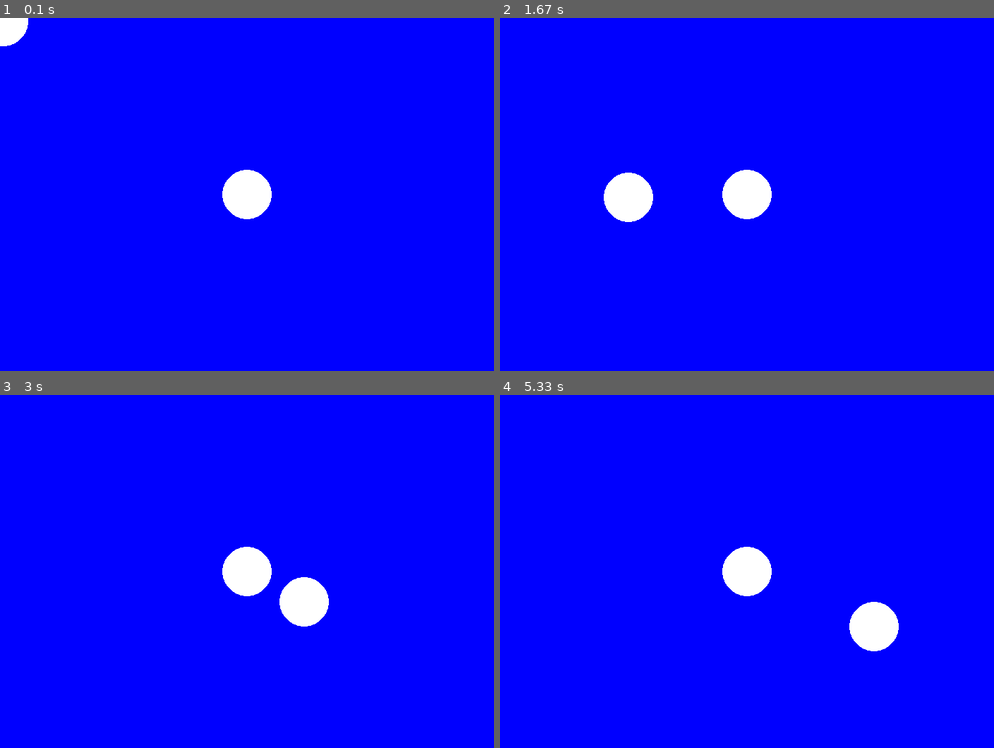
Above: before the commit, frames 1-4 (two rows, left to right).
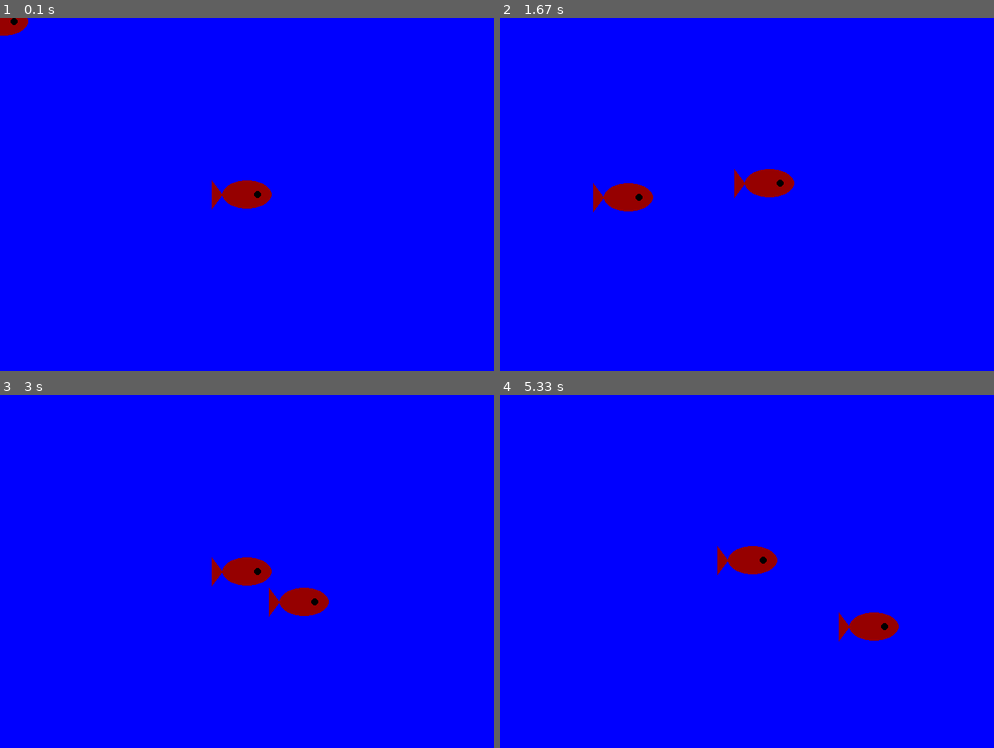
Above: after the commit, the same moments.

Repository: GBogonis/programmingClass
Game: pygame game, started from playerController.py
Same seed, same stepped clock (60 frames per second), same inputs: the game is played once before the commit and once after it.
Inputs (mouse positions are in pixels of both pictures, inside the frame that each line leads up to):
- Up to frame 1 (0.1 s): no input
- Up to frame 2 (1.67 s): hold Right 0.33-0.8 s; move the mouse to (727, 208) at 0.37 s; hold Up 0.83-1.13 s; move the mouse to (905, 183) at 0.87 s; hold Right 1.17-1.63 s; move the mouse to (628, 198) at 1.2 s
- Up to frame 3 (3 s): hold Left 1.67-2.2 s; move the mouse to (93, 518) at 1.7 s; hold Down 2.23-2.53 s; move the mouse to (321, 447) at 2.27 s; hold Left 2.57-2.97 s; move the mouse to (306, 603) at 2.6 s
- Up to frame 4 (5.33 s): hold Up 3-3.37 s; move the mouse to (756, 451) at 3.03 s; hold Right 3.4-4.03 s; move the mouse to (569, 560) at 3.43 s; hold Down 4.07-4.43 s; move the mouse to (751, 610) at 4.1 s; hold Left 4.47-4.93 s; move the mouse to (732, 511) at 4.5 s; hold Up 4.97-5.27 s; move the mouse to (875, 627) at 5 s; hold Right from 5.3 s (still down)

The runs differ from the first frame. In frame 1, 1.6% of the frame differs, in the area x 0-55%, y 0-57%; in frame 2, 2.6%, in the area x 18-60%, y 42-58%; in frame 3, 2.4%; in frame 4, 2.5%.

Commit message:
todo: add background

Diff:
--- a/playerController.py
+++ b/playerController.py
@@ -1,6 +1,7 @@
 #start
 try:
     import pygame
+    from pygame.locals import *
 except:
     print("could not import pygame")
     exit()
@@ -8,21 +9,35 @@
 # Define some colors
 BLACK = (0, 0, 0)
 WHITE = (255, 255, 255)
-GREEN = (0, 255, 0)
-RED = (255, 0, 0)
+RED = (150, 0, 0)
 BLUE = (0, 0, 255)
 
 pygame.init()
 
 # Set the width and height of the screen [width, height]
-size = (700, 500)
+screenWidth = 700
+screenHight = 500
+size = (screenWidth, screenHight)
 screen = pygame.display.set_mode(size)
 pygame.display.set_caption("My Pygame")
 
-#game variables
+#game variables/functions
 fishPos = (350,250)
 otherFishX = 350
 otherFishY = 250
+
+#fish function
+def drawFish(X, Y):
+    X = int(X)
+    Y = int(Y)
+    bodyWide = 70
+    bodyTall = 40
+    #body
+    pygame.draw.ellipse(screen,RED,[X-(bodyWide/2),Y-(bodyTall/2),bodyWide,bodyTall],0)
+    #eye
+    pygame.draw.circle(screen,BLACK,[X+15,Y],5,0)
+    #tail fin thing
+    pygame.draw.polygon(screen,RED,((X-(bodyWide/2),Y), (X-50,Y-20), (X-50,Y+20)),0)
 
 # Set variable to run loop until the user clicks the close button.
 done = False
@@ -36,23 +51,50 @@
     for event in pygame.event.get():
         if event.type == pygame.QUIT:
             done = True
+        elif event.type == pygame.KEYDOWN:
+            key_pressed_is = pygame.key.get_pressed()
+        else:
+            key_pressed_is = 'none'
+
 
     # --- Game logic should go here
-
+    #logic to not let the fish go off the screen
+    if(otherFishX+40 > screenWidth):
+        otherFishX = screenWidth-35
+    elif(otherFishX-50 < 0):
+        otherFishX = 50
+    if(otherFishY+20 > screenHight):
+        otherFishY = screenHight-20
+    elif(otherFishY-20 < 0):
+        otherFishY = 20
 
     # --- Drawing code should go here
     screen.fill(BLUE)
     #fish 1
-    pygame.draw.circle(screen, (WHITE), (fishPos), 35)
+    drawFish(fishPos[0],fishPos[1])
     #fish 2
-    pygame.draw.circle(screen, (WHITE), (otherFishX,otherFishY), 35)
+    drawFish(otherFishX,otherFishY)
 
     # --- Go ahead and refresh the screen with what we've drawn.
     pygame.display.flip()
 
     # --- Limit to 60 frames per second
     clock.tick(60)
+    #updating the position of the fish
     fishPos = pygame.mouse.get_pos()
+    try:
+        if key_pressed_is[K_LEFT]:
+            otherFishX -= 8
+        elif key_pressed_is[K_RIGHT]:
+            otherFishX += 8
+        if key_pressed_is[K_UP]:
+            otherFishY -= 8
+        elif key_pressed_is[K_DOWN]:
+            otherFishY += 8
+    except:
+        otherFishX = otherFishX
+        otherFishY = otherFishY
+
 
 # Close the window and quit.
 pygame.quit()
--- a/pygameTest.py
+++ b/pygameTest.py
@@ -8,7 +8,7 @@
 RED = ( 255, 0, 0)
 BLUE = ( 0, 0, 255)
 
-size = (1000, 1000)
+size = (1000, 600)
 screen = pygame.display.set_mode(size)
 pygame.display.set_caption("gaming time")
 
@@ -48,16 +48,20 @@
                 '''
 
 # --- Game logic should go here
-    moonY = (.007*(moonX**2)+(moonX*.25))+100
+    #moonY = (.007*(moonX**2)+(moonX*.25))+100
 # --- Drawing code should go here
     screen.fill(WHITE)
 
     # draw a green 40 pixel radius circle outline inside rectangle
     #pygame.draw.rect(screen, (BLUE), pygame.Rect(60, 30, 100, 160))
+    '''
     pygame.draw.circle(screen,(BLUE),(moonX+500,moonY),10,0)
     moonX += 1
     print('moonY:',moonY)
     print('moonX:',moonX)
+    '''
+
+    pygame.draw.polygon(screen,BLACK,((200,100), (10,10), (10,200)),0)
     # --- Go ahead and update the screen with what we've drawn.
     pygame.display.flip()
 
